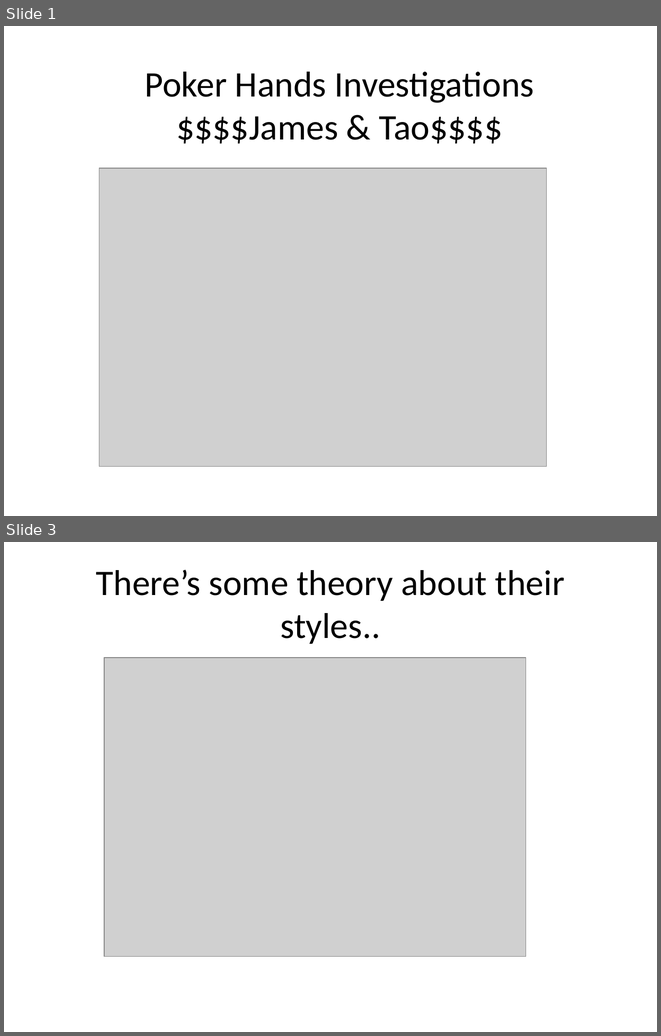
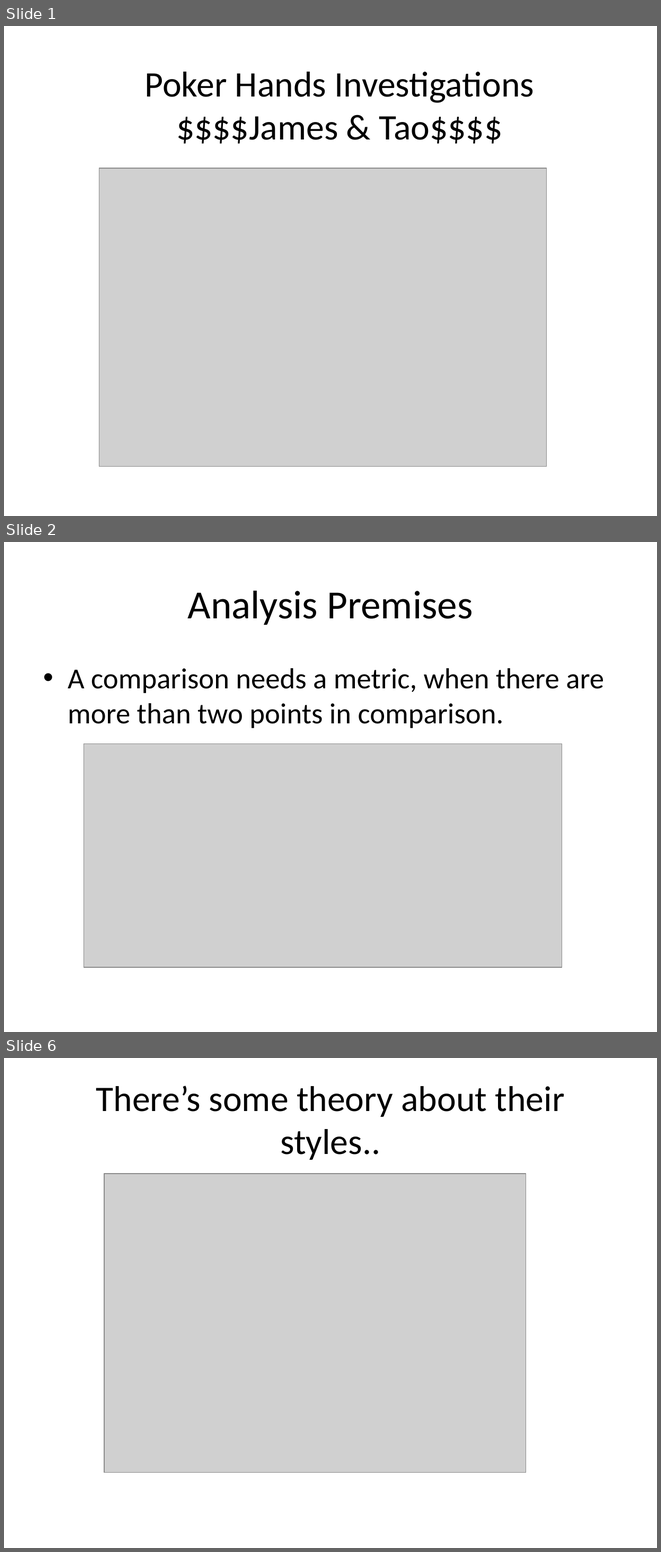
Before and after one commit to JSoddy/CSCI-491-Project, a slide deck: PokerHandsInvestigations.pptx. Shown one above the other, each under a label of ours: slides 1 and 3 before the commit, slides 1, 2 and 6 after it; the slides between them are not shown. The pictures are 661x1036 and 661x1552 pixels, drawn with LibreOffice and Linux fonts; fonts in the diff are those of the drawing; grey boxes stand for pictures. Boxes give left, top, right and bottom in pixels: in the first picture for what was removed or moved away, otherwise in the second. Text is boxed around its words. In the diff, an @@ line names an element or a change of style, - is before the commit and + after.

```diff
--- a/PokerHandsInvestigations.pptx
+++ b/PokerHandsInvestigations.pptx
@@ slide 2 added at bbox=[4, 542, 657, 1032], background #FFFFFF @@
@@ title added at bbox=[188, 590, 473, 625], 44 pt, text #000000 @@
+Analysis Premises
@@ text added at bbox=[68, 668, 604, 728], 32 pt, text #000000 @@
+• A comparison needs a metric, when there are more than two points in comparison.
@@ picture added at bbox=[84, 744, 562, 967] @@
@@ what was slide 3 is now slide 6 @@
```
Also in this commit, not shown: 1 slide changed, 2 other slides added, 1 slide removed, 1 other file.
